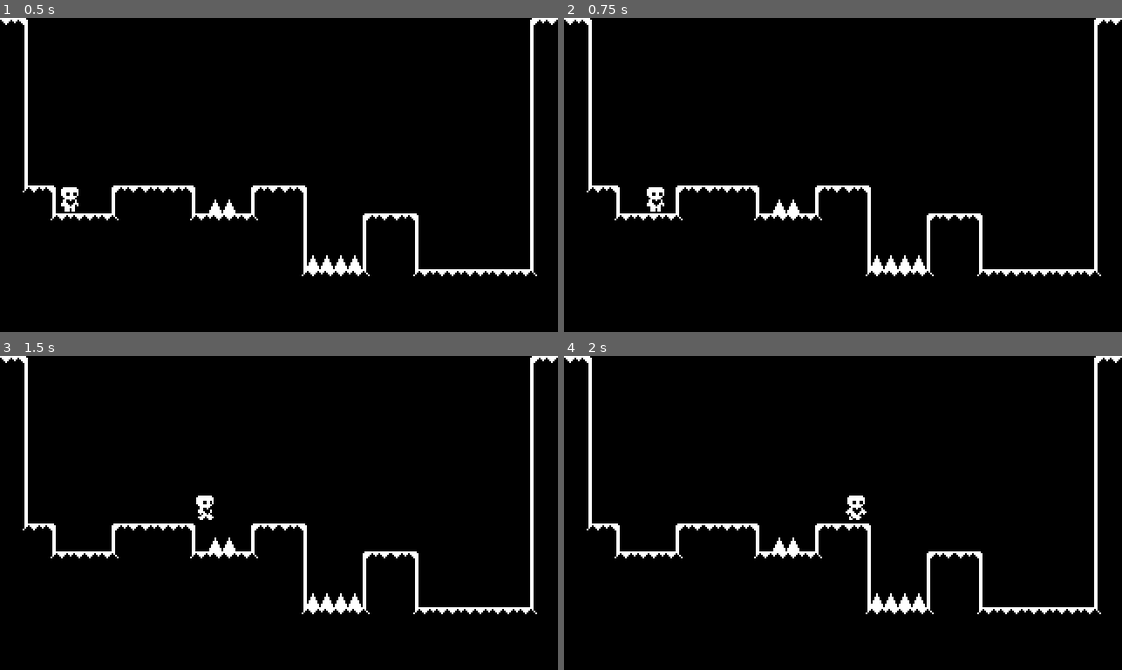
Above: before the commit, frames 1-4 (two rows, left to right).
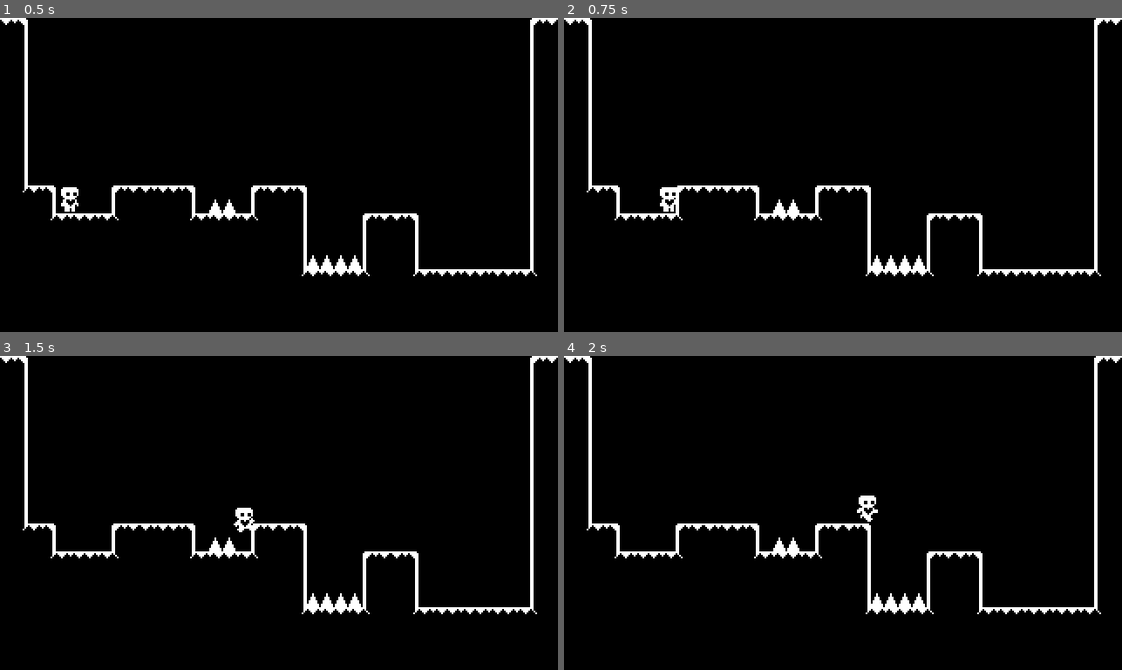
Above: after the commit, the same moments.

Repository: pranavkiruthikmani/platformer-game-godot
Game: Godot game, scene res://level1.tscn
The game is run twice, just before and just after one commit, with the same random seed, the same clock (stepped at 60 frames per second) and the same inputs. This scene is started directly instead of the project's main scene.
Inputs:
- Up to frame 1 (0.5 s): no input
- Up to frame 2 (0.75 s): tap Enter at 0.5 s; hold D (right) from 0.53 s (still down); tap Shift (dash, bound only after the commit) at 0.6 s
- Up to frame 3 (1.5 s): keep holding D (right); tap Space (jump) at 0.77 s; tap Shift (dash, bound only after the commit) at 1.35 s
- Up to frame 4 (2 s): keep holding D (right); tap Space (jump) at 1.52 s

Frame 1 is identical in both runs. In frame 2, 0.3% of the frame differs, in the area x 14-20%, y 53-62%; in frame 3, 0.3%, in the area x 35-46%, y 44-57%; in frame 4, 0.3%.

Commit message:
Dash implementation started

Diff:
--- a/player.gd
+++ b/player.gd
@@ -31,6 +31,10 @@
 			alreadyDoubleJumped = true
 
 	var direction = Input.get_axis("left", "right")
+	if Input.is_action_just_pressed("dash"):
+		var dashDir = Vector2(direction, 0)
+		velocity = velocity.move_toward(dashDir * 500,  1000)
+
 
 	if direction:
 		velocity.x = move_toward(velocity.x, movement_data.SPEED * direction, movement_data.ACCELERATION * delta)
--- a/project.godot
+++ b/project.godot
@@ -42,6 +42,11 @@
 , Object(InputEventKey,"resource_local_to_scene":false,"resource_name":"","device":-1,"window_id":0,"alt_pressed":false,"shift_pressed":false,"ctrl_pressed":false,"meta_pressed":false,"pressed":false,"keycode":0,"physical_keycode":4194319,"key_label":0,"unicode":0,"echo":false,"script":null)
 ]
 }
+dash={
+"deadzone": 0.5,
+"events": [Object(InputEventKey,"resource_local_to_scene":false,"resource_name":"","device":-1,"window_id":0,"alt_pressed":false,"shift_pressed":false,"ctrl_pressed":false,"meta_pressed":false,"pressed":false,"keycode":0,"physical_keycode":4194325,"key_label":0,"unicode":0,"echo":false,"script":null)
+]
+}
 
 [layer_names]
 
